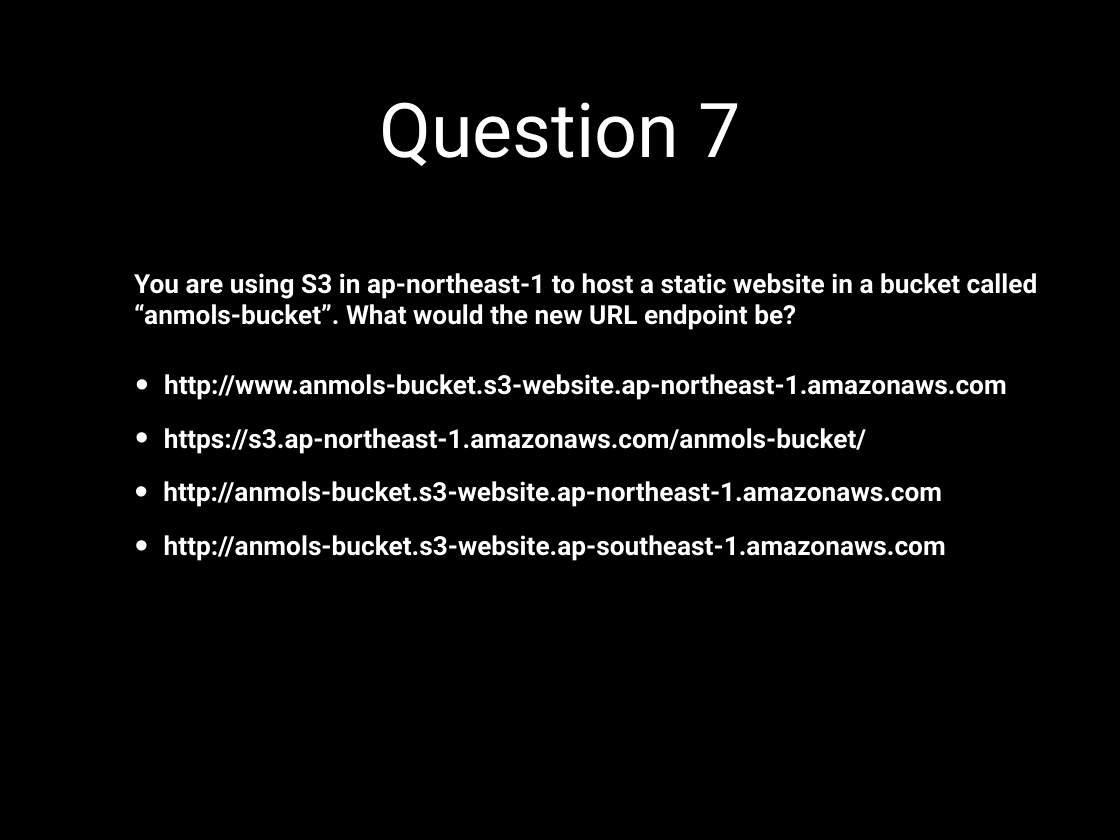
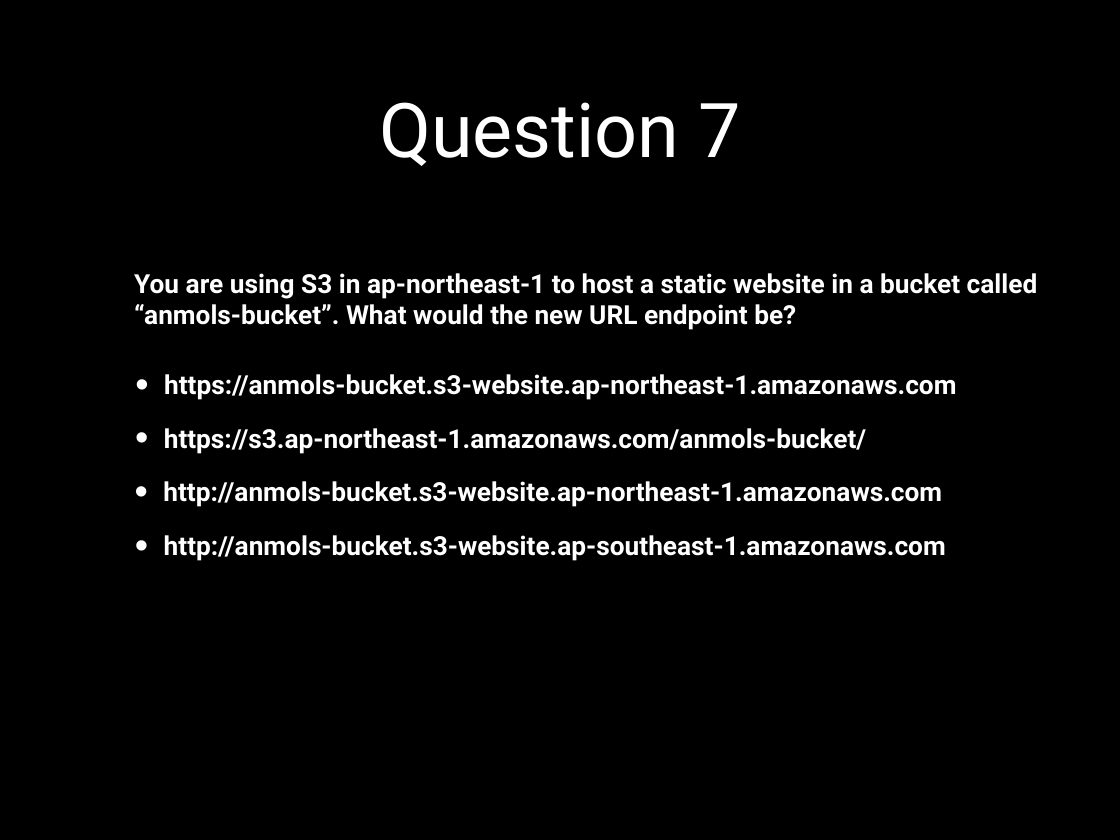
Before and after one commit to anmolrajaroraa/aws-july-reg, a slide deck: slide 8 of Aws-ppt-6-powerpoint.pptx. Drawn at 1120x840 pixels with LibreOffice and Linux fonts; fonts in the diff are those of the drawing. Boxes give left, top, right and bottom in pixels: in the first picture for what was removed or moved away, otherwise in the second. Text is boxed around its words. In the diff, an @@ line names an element or a change of style, - is before the commit and + after.

```diff
--- a/Aws-ppt-6-powerpoint.pptx
+++ b/Aws-ppt-6-powerpoint.pptx
@@ text at bbox=[164, 374, 956, 400]: text changed @@
-• http://www.anmols-bucket.s3-website.ap-northeast-1.amazonaws.com
+• https://anmols-bucket.s3-website.ap-northeast-1.amazonaws.com
```
Also in this commit, not shown: 1 other slide changed, 15 slides added.
